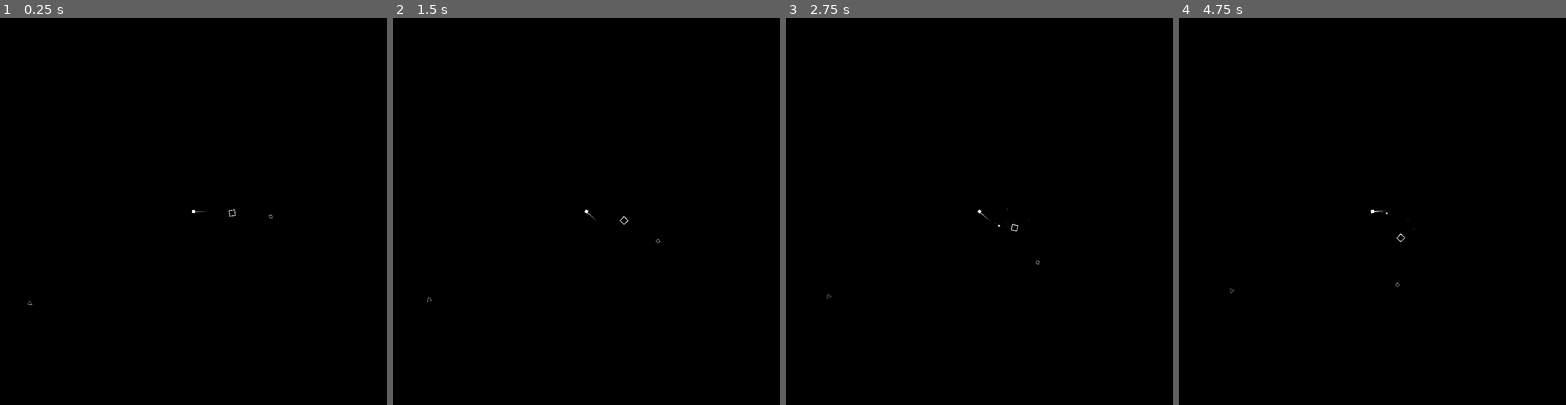
Above: before the commit, frames 1-4 (left to right).
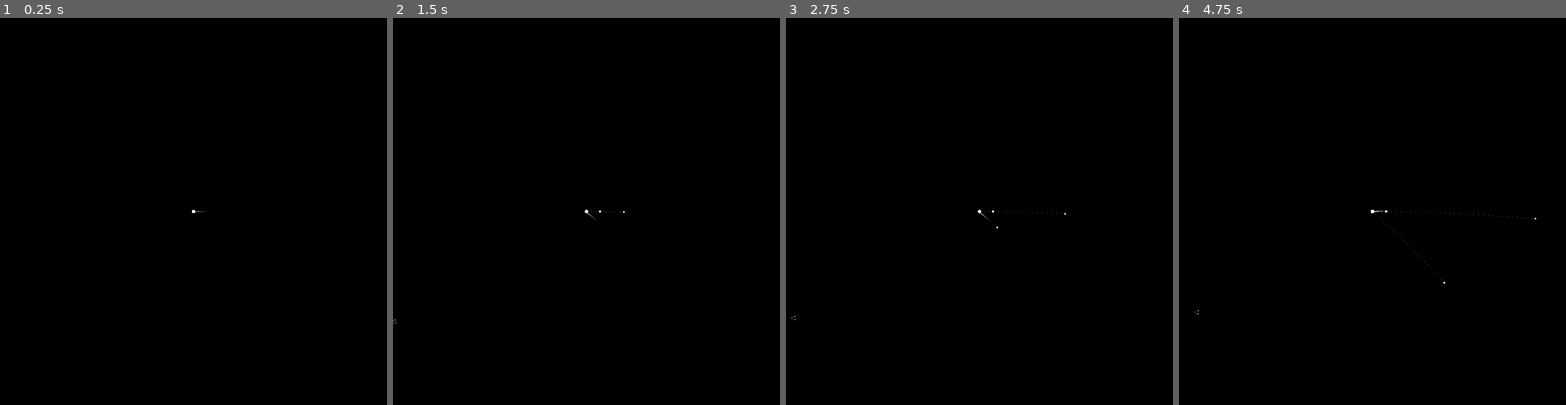
Above: after the commit, the same moments.

Repository: magpie-repos/orbital-asteroid-defense
Game: Godot game, scene res://scenes/main.tscn
Same seed, same stepped clock (60 frames per second), same inputs: the game is played once before the commit and once after it.
Inputs:
- Up to frame 1 (0.25 s): no input
- Up to frame 2 (1.5 s): tap Enter (shoot) at 0.5 s; hold Right (gun_clock) 0.53-1.28 s; tap Left (gun_count_clock) at 1.35 s
- Up to frame 3 (2.75 s): tap Enter (shoot) at 2.1 s
- Up to frame 4 (4.75 s): tap Right (gun_clock) at 2.85 s; hold Left (gun_count_clock) 3.53-4.28 s; tap R (reset) at 4.15 s; tap Enter (shoot) at 4.35 s

The runs differ from the first frame. In frame 1, less than 0.1% of the frame differs, in the area x 7-71%, y 49-75%; in frame 2, less than 0.1%; in frame 3, less than 0.1%; in frame 4, less than 0.1%, in the area x 4-93%, y 49-77%.

Commit message:
refactor pt 2
- Moved (and broke) the missile icon display
- Moved (and fixed) the asteroid spawner to main
- fixed bug in missile grav calculation

Diff:
--- a/scenes/main.tscn
+++ b/scenes/main.tscn
@@ -1,8 +1,7 @@
-[gd_scene load_steps=11 format=3 uid="uid://dwdhvkjw8iiri"]
+[gd_scene load_steps=10 format=3 uid="uid://dwdhvkjw8iiri"]
 
-[ext_resource type="PackedScene" uid="uid://bwbbo87xf2kmb" path="res://scenes/planet.tscn" id="1_66jwk"]
-[ext_resource type="Script" path="res://scripts/asteroid_spawner.gd" id="1_aa2iq"]
 [ext_resource type="Script" path="res://scripts/main.gd" id="1_d6kkf"]
+[ext_resource type="Script" path="res://scenes/ui.gd" id="3_x1x0u"]
 [ext_resource type="Script" path="res://scenes/game_over_ui.gd" id="7_6nheb"]
 
 [sub_resource type="Gradient" id="Gradient_0pebe"]
@@ -33,31 +32,15 @@
 process_mode = 3
 script = ExtResource("1_d6kkf")
 
+[node name="AsteroidSpawnTimer" type="Timer" parent="."]
+wait_time = 8.0
+one_shot = true
+
 [node name="Background" type="Sprite2D" parent="."]
 z_index = -5
 scale = Vector2(64, 64)
 texture = SubResource("GradientTexture2D_qajhe")
 centered = false
-
-[node name="AsteroidSpawner" type="Node2D" parent="."]
-process_mode = 1
-script = ExtResource("1_aa2iq")
-
-[node name="AsteroidSpawnTimer" type="Timer" parent="AsteroidSpawner"]
-wait_time = 9.0
-one_shot = true
-autostart = true
-
-[node name="SolarSystem" type="Node2D" parent="."]
-process_mode = 1
-position = Vector2(500, 500)
-
-[node name="Planet" parent="SolarSystem" instance=ExtResource("1_66jwk")]
-scale = Vector2(0.125, 0.125)
-
-[node name="Planet2" parent="SolarSystem" instance=ExtResource("1_66jwk")]
-orbit_speed = 9.05
-orbit_distance = 100.0
 
 [node name="GameOverUI" type="Control" parent="."]
 visible = false
@@ -125,5 +108,9 @@
 anchors_preset = 0
 offset_right = 40.0
 offset_bottom = 40.0
+script = ExtResource("3_x1x0u")
 
-[connection signal="timeout" from="AsteroidSpawner/AsteroidSpawnTimer" to="AsteroidSpawner" method="_on_asteroid_spawn_timer_timeout"]
+[node name="MissileIconDisplay" type="Node2D" parent="UI"]
+position = Vector2(500, 500)
+
+[connection signal="timeout" from="AsteroidSpawnTimer" to="." method="_on_asteroid_spawn_timer_timeout"]
--- a/scripts/gun.gd
+++ b/scenes/ui.gd
@@ -1,34 +1,27 @@
-extends Node2D
+extends Control
 
-##Missile count display
-var missile_icon_scene: PackedScene = preload("res://scenes/missile_ui_icon.tscn")
-@export var missile_display: Node2D
-var missile_icon_distance: float = 35
-var missile_icon_array: Array [Node2D] = []
+##Missile Icon Display
+@onready var missile_icon_scene: PackedScene = preload("res://scenes/missile_ui_icon.tscn")
+@onready var missile_display: Node2D = $MissileIconDisplay
 var icon_rotation_offset: float = 0
+var missile_count: int = 0
 
+func update_missile_count_display(missile_count: int) -> void:
+	var missile_icon_spacing: float
+	var missile_icon_distance: float = 35
+	var missile_icon_array: Array [Node2D] = []
 
-func _ready() -> void:
-	update_stored_missile_display(0)
-
-func _process(delta: float) -> void:
-
-	update_stored_missile_display(delta)
-	icon_rotation_offset += 10 * delta
-
-func update_stored_missile_display(delta: float) -> void:
-	var missile_icon_spacing: float
-	if stored_missiles > 0:
-		missile_icon_spacing = deg_to_rad(360 / stored_missiles)
+	if missile_count > 0:
+		missile_icon_spacing = 2 * PI / missile_count
 	else:
 		missile_icon_spacing = 0
 
-	if missile_icon_array.size() < stored_missiles:
+	if missile_icon_array.size() < missile_count:
 		var new_icon: Node2D = missile_icon_scene.instantiate()
 		missile_display.add_child(new_icon)
 		missile_icon_array.append(new_icon)
 
-	if missile_icon_array.size() > stored_missiles:
+	if missile_icon_array.size() > missile_count:
 		missile_icon_array[missile_icon_array.size() - 1].queue_free()
 		missile_icon_array.remove_at(missile_icon_array.size() - 1)
 
--- a/scripts/asteroid_spawner.gd
+++ /dev/null
@@ -1,29 +0,0 @@
-extends Node
-
-var game_over: bool = false
-var safe_margin: float = 1.05
-var timer_start_val: float = 8
-
-
-@onready var asteroid_scene: PackedScene = preload("res://scenes/asteroid.tscn")
-@onready var window_size: float = get_viewport().size.x
-@onready var spawn_timer: Timer = $AsteroidSpawnTimer
-
-func _ready() -> void:
-	for i in range(0, 3):
-		spawn_asteroid()
-
-func _process(delta: float) -> void:
-	spawn_timer.wait_time = timer_start_val
-
-func _on_asteroid_spawn_timer_timeout() -> void:
-	if game_over == false:
-		spawn_asteroid()
-	spawn_timer.start()
-
-func spawn_asteroid() -> void:
-	var asteroid: Asteroid = asteroid_scene.instantiate()
-	var spawn_vector: Vector2 = Vector2.from_angle(randf_range(0, 2 * PI)).normalized()
-	asteroid.position = spawn_vector * sqrt(2) * window_size / 2 * safe_margin
-	asteroid.rot_speed *= randf_range(1, 1.2) * [-1, 1].pick_random()
-	add_child(asteroid)
--- a/scripts/main.gd
+++ b/scripts/main.gd
@@ -4,9 +4,15 @@
 
 @onready var player_scene: PackedScene = preload("res://scenes/player.tscn")
 @onready var explosion_scene: PackedScene = preload("res://scenes/explosion.tscn")
-@onready var game_over_ui = $GameOverUI
-@onready var a_spawner: Node2D = $AsteroidSpawner
-@onready var solar_system: Node2D = $SolarSystem
+@onready var asteroid_scene: PackedScene = preload("res://scenes/asteroid.tscn")
+@onready var game_over_ui: Control = $GameOverUI
+@onready var ui: Control = $UI
+@onready var asteroid_spawn_timer: Timer = $AsteroidSpawnTimer
+
+@onready var window_size: Vector2 = get_viewport().size
+var asteroid_spawn_margin: float = 15
+
+var player: Node2D
 
 func _ready() -> void:
 	new_game()
@@ -16,27 +22,47 @@
 		if Input.is_action_just_pressed("reset"):
 			new_game()
 
+	##Update UI
+	if player:
+		ui.update_missile_count_display(player.stored_missiles)
+
+func spawn_asteroid() -> void:
+	var asteroid: Asteroid = asteroid_scene.instantiate()
+	##This is the lest elegant way to calc the asteroid spawn position
+	var dir_string: String = ["r", "d", "l", "u"].pick_random()
+	if dir_string == "r":
+		asteroid.position = Vector2(1000 + asteroid_spawn_margin, randf_range(0, 1000))
+	elif dir_string == "d":
+		asteroid.position = Vector2(randf_range(0, 1000), 1000 + asteroid_spawn_margin)
+	if dir_string == "l":
+		asteroid.position = Vector2(0 - asteroid_spawn_margin, randf_range(0, 1000))
+	if dir_string == "u":
+		asteroid.position = Vector2(randf_range(0, 1000), 0 - asteroid_spawn_margin)
+	add_child(asteroid)
+
+
 func score_points(point_value: int) -> void:
 	score += point_value
 
 func new_game() -> void:
 	score = 0
 	game_over = false
+	get_tree().paused = false
 	game_over_ui.hide()
+	spawn_asteroid()
+	asteroid_spawn_timer.start()
 
-	get_tree().paused = false
-	solar_system.show()
 
-	var player: Node2D = player_scene.instantiate()
+	player = player_scene.instantiate()
+	player.position = window_size / 2
 	player.connect("died", _on_player_died)
 	add_child(player)
-
+#
 func end_game() -> void:
 	get_tree().paused = true
-	solar_system.hide()
 
-	##Blow up asteroids
-	for node in get_tree().get_nodes_in_group("asteroid"):
+	##Blow up asteroids and planets
+	for node in get_tree().get_nodes_in_group("has_gravity"):
 		var explosion: Node2D = explosion_scene.instantiate()
 		explosion.position = node.position
 		add_child(explosion)
@@ -53,3 +79,8 @@
 
 func _on_player_died() -> void:
 	end_game()
+
+func _on_asteroid_spawn_timer_timeout() -> void:
+	if game_over == false:
+		spawn_asteroid()
+		asteroid_spawn_timer.start()
--- a/scripts/missile.gd
+++ b/scripts/missile.gd
@@ -43,15 +43,14 @@
 	queue_free()
 
 func calc_grav_influence() -> Vector2:
-	var grav_influence: Vector2 = Vector2.ZERO
-	#var distance_squared: float = 0
+	var grav_influence: Vector2;
+	var direction_to_body: Vector2;
 	var distance: float = 0
-	var direction_to_body: Vector2 = Vector2.ZERO
 
 	grav_bodies = get_tree().get_nodes_in_group("has_gravity")
 	for b in grav_bodies:
-		distance = position.distance_to(b.position + Vector2( 500, 500))
-		direction_to_body = position.direction_to(b.position + Vector2( 500, 500))
+		distance = position.distance_to(b.position)
+		direction_to_body = position.direction_to(b.position)
 		grav_influence += direction_to_body * (b.mass / distance)
 
 	return grav_influence
Not shown, changed: icon.svg.import
Not shown, changed: .gitignore
